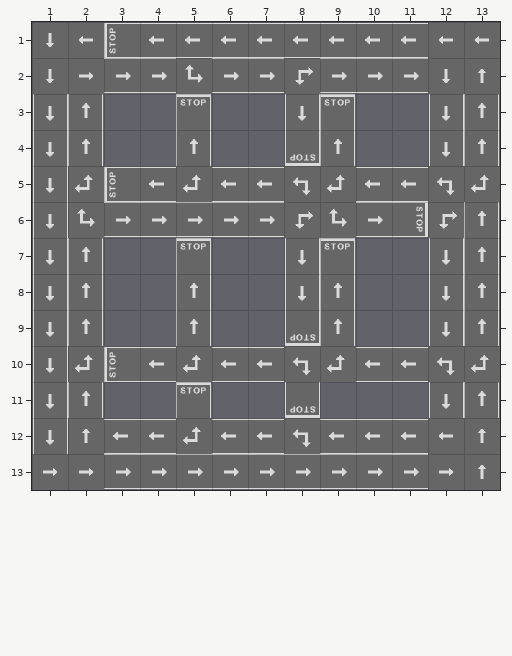
A Tiled map (JSON) gets an edit: Maps/USAcity.tmj. This is how it looked before the edit.
Cells are 50x50 px. Shown: x 1..13, y 1..13.
The result:
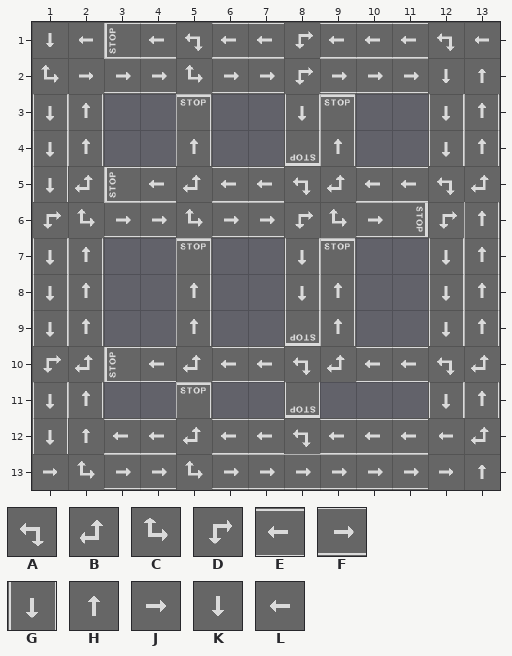
Key: from "USA_Roads": A 0, B 1, C 2, D 3, E 5, F 6, G 10, H 12, J 13, K 14, L 15.
_ is an empty cell.
Difference:
Layer "Tile Layer 1":
Tile A replaces tile E in row 1 at x 5.
Tile A replaces tile L in row 1 at x 12.
Tile B replaces tile H in row 12 at x 13.
Tile C replaces tile F in row 6 at x 5; in row 13 at x 5.
Tile C replaces tile J in row 13 at x 2.
Tile C replaces tile K in row 2 at x 1.
Tile D replaces tile E in row 1 at x 8.
Tile D replaces tile G in row 6 at x 1; in row 10 at x 1.
